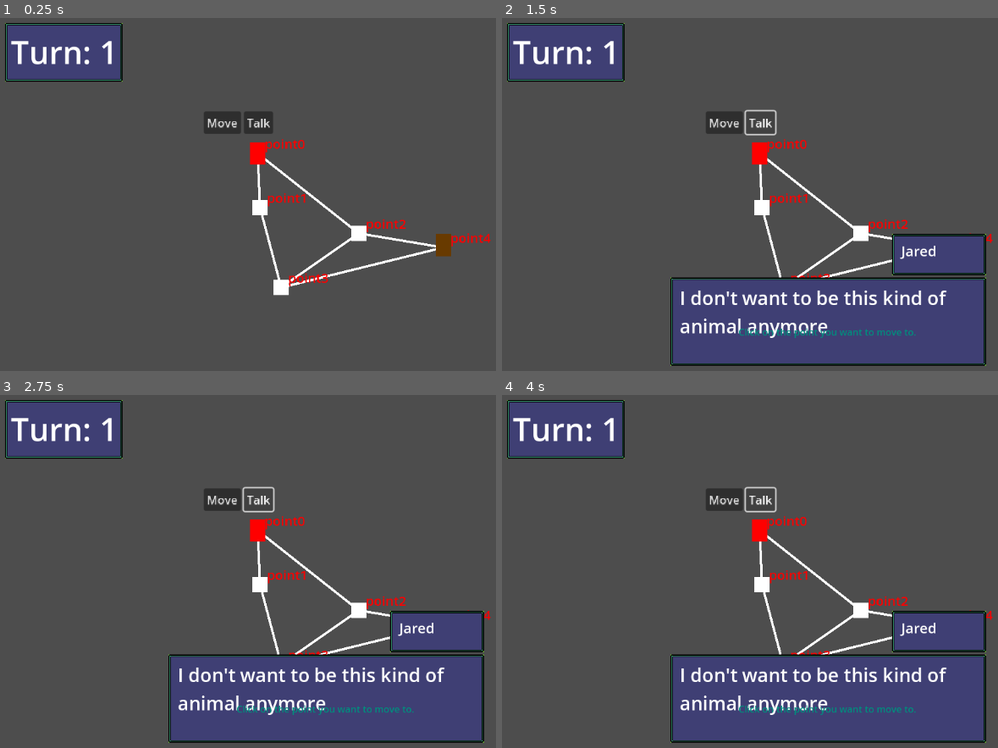
Above: before the commit, frames 1-4 (two rows, left to right).
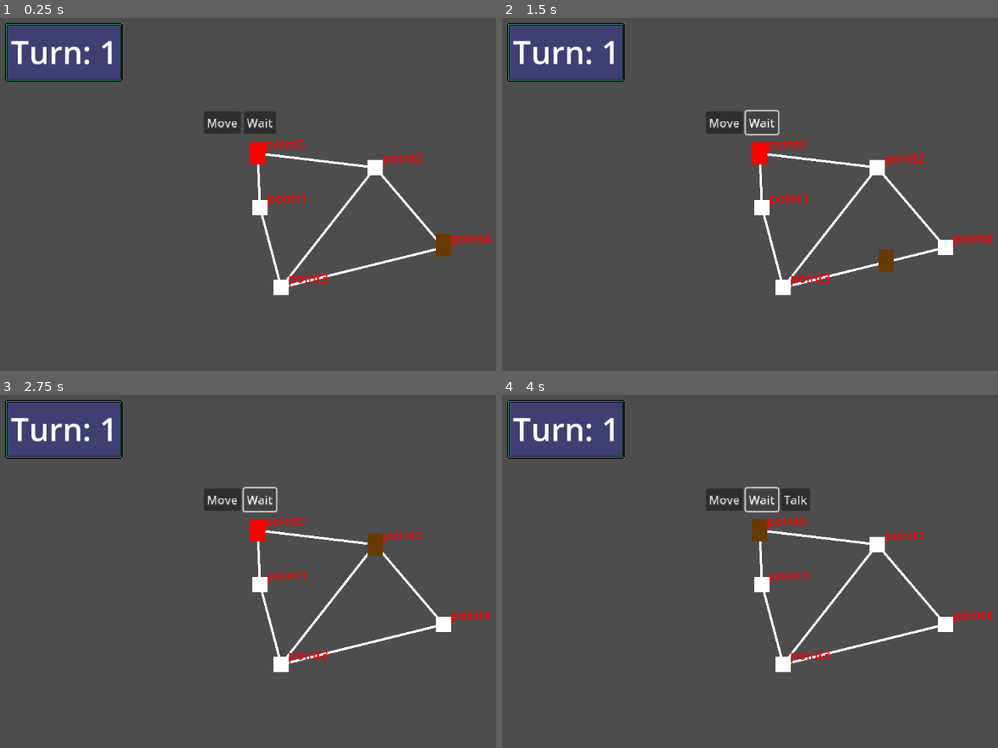
Above: after the commit, the same moments.

Repository: GreyedOutName/ChronoPunk-ForDevConManila
Game: Godot game, scene res://Scenes/main_scene.tscn
Two runs of this game, one before a commit and one after it. Both use one fixed random seed, a clock stepped at 60 frames per second and the inputs below.
Inputs (mouse positions are in pixels of both pictures, inside the frame that each line leads up to):
- Up to frame 1 (0.25 s): no input
- Up to frame 2 (1.5 s): click "Move" at 0.5 s; click (759, 123) at 1.25 s, where only the run before the commit has a clickable "Talk"
- Up to frame 3 (2.75 s): click (257, 500) at 2 s, where only the run after the commit has a clickable "Wait"
- Up to frame 4 (4 s): click "Move" at 2.75 s; click (759, 500) at 3.5 s, where only the run before the commit has a clickable "Talk"

The runs differ from the first frame. In frame 1, 1.5% of the frame differs, in the area x 49-88%, y 26-76%; in frame 2, 20%; in frame 3, 20%; in frame 4, 20%, in the area x 33-98%, y 25-99%.

Commit message:
Context Sensitive Player UI, Dialogue Box

Diff:
--- a/Scenes/GUI.tscn
+++ b/Scenes/GUI.tscn
@@ -3,10 +3,12 @@
 [ext_resource type="Script" uid="uid://ciwpwsa54mgfi" path="res://Scripts/GUI_Script.gd" id="1_bpa6r"]
 [ext_resource type="Texture2D" uid="uid://dwjd0343rl1ey" path="res://Assets/UI_Assets/windowUI.png" id="2_ptolr"]
 
-[node name="CanvasLayer" type="CanvasLayer" node_paths=PackedStringArray("turnIndicator", "dialogueBox", "reminderText")]
+[node name="CanvasLayer" type="CanvasLayer" node_paths=PackedStringArray("turnIndicator", "dialogueBox", "dialogueText", "dialogueLabel", "reminderText")]
 script = ExtResource("1_bpa6r")
 turnIndicator = NodePath("TopLeftBoxes/NinePatchRect/TurnNumberLabel")
 dialogueBox = NodePath("DialogueBox")
+dialogueText = NodePath("DialogueBox/VBoxContainer/NinePatchRect2/DialogueText")
+dialogueLabel = NodePath("DialogueBox/VBoxContainer/NinePatchRect/DialogueLabel")
 reminderText = NodePath("ReminderText")
 
 [node name="TopLeftBoxes" type="MarginContainer" parent="."]
@@ -70,7 +72,7 @@
 patch_margin_right = 5
 patch_margin_bottom = 5
 
-[node name="Label" type="Label" parent="DialogueBox/VBoxContainer/NinePatchRect"]
+[node name="DialogueLabel" type="Label" parent="DialogueBox/VBoxContainer/NinePatchRect"]
 layout_mode = 0
 offset_left = 16.0
 offset_top = 12.0
@@ -89,7 +91,7 @@
 patch_margin_right = 5
 patch_margin_bottom = 5
 
-[node name="Label" type="Label" parent="DialogueBox/VBoxContainer/NinePatchRect2"]
+[node name="DialogueText" type="Label" parent="DialogueBox/VBoxContainer/NinePatchRect2"]
 layout_mode = 0
 offset_left = 16.0
 offset_top = 12.0
--- a/Scenes/main_scene.tscn
+++ b/Scenes/main_scene.tscn
@@ -20,6 +20,9 @@
 
 [node name="Enemy" parent="." instance=ExtResource("5_huasi")]
 position = Vector2(50, 21)
+PathArray = Array[int]([4, 3, 2, 0, 1])
+dialogue = "\"Hey There\""
+npc_name = "\"Guard 1\""
 
 [node name="pointArray" type="Node" parent="."]
 
@@ -30,7 +33,7 @@
 position = Vector2(-28, 5)
 
 [node name="point2" parent="pointArray" instance=ExtResource("2_6l7je")]
-position = Vector2(14, 16)
+position = Vector2(21, -12)
 
 [node name="point3" parent="pointArray" instance=ExtResource("2_6l7je")]
 position = Vector2(-19, 39)
--- a/Scripts/Autoloaded Scripts/Global_Signals.gd
+++ b/Scripts/Autoloaded Scripts/Global_Signals.gd
@@ -2,4 +2,4 @@
 
 signal new_turn()
 signal player_choosing_move()
-signal open_dialogue(dialogueText:String)
+signal open_dialogue(dialogueText:String, characterName:String)
--- a/Scripts/GUI_Script.gd
+++ b/Scripts/GUI_Script.gd
@@ -2,6 +2,8 @@
 
 @export var turnIndicator:Label;
 @export var dialogueBox:MarginContainer;
+@export var dialogueText:Label;
+@export var dialogueLabel:Label;
 @export var reminderText:Label;
 
 func _ready():
@@ -10,7 +12,9 @@
 	GlobalSignals.new_turn.connect(_new_turn)
 	turnIndicator.text = ("Turn: " + str(TurnController.turn_number))
 
-func _open_dialogue():
+func _open_dialogue(Text, Name):
+	dialogueText.text = Text
+	dialogueLabel.text = Name
 	dialogueBox.visible = true;
 
 func _player_choosing_move():
--- a/Scripts/enemy.gd
+++ b/Scripts/enemy.gd
@@ -6,13 +6,13 @@
 var allowMove = false;
 var Astar:AStar2D;
 var currentPathIndex = 0;
-@export var PathArray:Array;
+@export var PathArray:Array[int] = [];
+@export var dialogue:String = "";
+@export var npc_name:String = "";
 
 func _ready():
 	Astar = get_tree().root.get_node("MainScene/PathController").getAstar()
 	GlobalSignals.new_turn.connect(_on_new_turn)
-
-	PathArray = [4,3,2,0,1]
 
 func _physics_process(_delta):
 	if target_position != null:
--- a/Scripts/player.gd
+++ b/Scripts/player.gd
@@ -1,13 +1,23 @@
 extends CharacterBody2D
-
+#player movement stats
 var speed = 120;
 var click_position;
 var target_position = null;
 var allowMove = false;
 var Astar:AStar2D;
+#GUI references
+@export var MoveButton:Button;
+@export var TalkButton:Button;
+
+#Variables related to Signals
+var dialogueText:String
+var dialogueLabel:String
 
 func _ready():
+	#Get Astar for this level inside PathController
 	Astar = get_tree().root.get_node("MainScene/PathController").getAstar()
+	#Connect new_turn() signal
+	GlobalSignals.new_turn.connect(_new_turn)
 
 func movePlayer(roughTargetPosition:Vector2):
 	#next_point and current_point gives values equal to a point index in the Astar Object
@@ -29,6 +39,7 @@
 		allowMove = !allowMove
 
 func _physics_process(_delta):
+
 	if Input.is_action_just_pressed("leftclick") and allowMove:
 		click_position = get_global_mouse_position()
 		movePlayer(click_position)
@@ -46,9 +57,23 @@
 
 	move_and_slide()
 
+#All of the event driven code
+func _on_area_2d_area_entered(area:Area2D):
+	var whatsInThisNode = area.get_parent()
+	if whatsInThisNode.is_in_group("npc"):
+		dialogueText = whatsInThisNode.dialogue;
+		dialogueLabel = whatsInThisNode.npc_name;
+		TalkButton.visible = true
+
 func _on_talk_button_button_down():
-	GlobalSignals.open_dialogue.emit()
+	GlobalSignals.open_dialogue.emit(dialogueText,dialogueLabel)
 
 func _on_move_button_button_down():
 	GlobalSignals.player_choosing_move.emit()
 	allowMove = !allowMove # This is from the move button
+
+func _on_wait_button_button_down():
+	GlobalSignals.new_turn.emit()
+
+func _new_turn():
+	TalkButton.visible = false
--- a/objects/enemy.tscn
+++ b/objects/enemy.tscn
@@ -7,7 +7,7 @@
 
 [sub_resource type="CanvasTexture" id="CanvasTexture_jv6wh"]
 
-[node name="Enemy" type="CharacterBody2D"]
+[node name="Enemy" type="CharacterBody2D" groups=["npc"]]
 visibility_layer = 512
 script = ExtResource("1_882u1")
 
--- a/objects/player.tscn
+++ b/objects/player.tscn
@@ -9,9 +9,11 @@
 
 [sub_resource type="Theme" id="Theme_eqqp1"]
 
-[node name="Player" type="CharacterBody2D"]
+[node name="Player" type="CharacterBody2D" node_paths=PackedStringArray("MoveButton", "TalkButton")]
 visibility_layer = 512
 script = ExtResource("1_eqqp1")
+MoveButton = NodePath("Control/MarginContainer/VBoxContainer/HBoxContainer/MoveButton")
+TalkButton = NodePath("Control/MarginContainer/VBoxContainer/HBoxContainer/TalkButton")
 
 [node name="CollisionShape2D" type="CollisionShape2D" parent="."]
 visible = false
@@ -53,24 +55,32 @@
 theme_override_constants/margin_right = 10
 theme_override_constants/margin_bottom = 10
 
-[node name="HBoxContainer" type="HBoxContainer" parent="Control/MarginContainer"]
+[node name="VBoxContainer" type="VBoxContainer" parent="Control/MarginContainer"]
 layout_mode = 2
 
-[node name="MoveButton" type="Button" parent="Control/MarginContainer/HBoxContainer"]
+[node name="HBoxContainer" type="HBoxContainer" parent="Control/MarginContainer/VBoxContainer"]
+layout_mode = 2
+
+[node name="MoveButton" type="Button" parent="Control/MarginContainer/VBoxContainer/HBoxContainer"]
 layout_mode = 2
 size_flags_horizontal = 0
 size_flags_vertical = 0
 theme = SubResource("Theme_eqqp1")
 text = "Move"
 
-[node name="TalkButton" type="Button" parent="Control/MarginContainer/HBoxContainer"]
+[node name="WaitButton" type="Button" parent="Control/MarginContainer/VBoxContainer/HBoxContainer"]
+layout_mode = 2
+text = "Wait"
+
+[node name="TalkButton" type="Button" parent="Control/MarginContainer/VBoxContainer/HBoxContainer"]
+visible = false
 layout_mode = 2
 size_flags_horizontal = 0
 size_flags_vertical = 0
 theme = SubResource("Theme_eqqp1")
 text = "Talk"
 
-[connection signal="button_down" from="Control/MarginContainer/HBoxContainer/MoveButton" to="." method="_on_move_button_button_down"]
-[connection signal="button_down" from="Control/MarginContainer/HBoxContainer/MoveButton" to="." method="_on_button_button_down"]
-[connection signal="button_down" from="Control/MarginContainer/HBoxContainer/TalkButton" to="." method="_on_talk_button_button_down"]
-[connection signal="button_down" from="Control/MarginContainer/HBoxContainer/TalkButton" to="." method="_on_button_button_down"]
+[connection signal="area_entered" from="Area2D" to="." method="_on_area_2d_area_entered"]
+[connection signal="button_down" from="Control/MarginContainer/VBoxContainer/HBoxContainer/MoveButton" to="." method="_on_move_button_button_down"]
+[connection signal="button_down" from="Control/MarginContainer/VBoxContainer/HBoxContainer/WaitButton" to="." method="_on_wait_button_button_down"]
+[connection signal="button_down" from="Control/MarginContainer/VBoxContainer/HBoxContainer/TalkButton" to="." method="_on_talk_button_button_down"]
